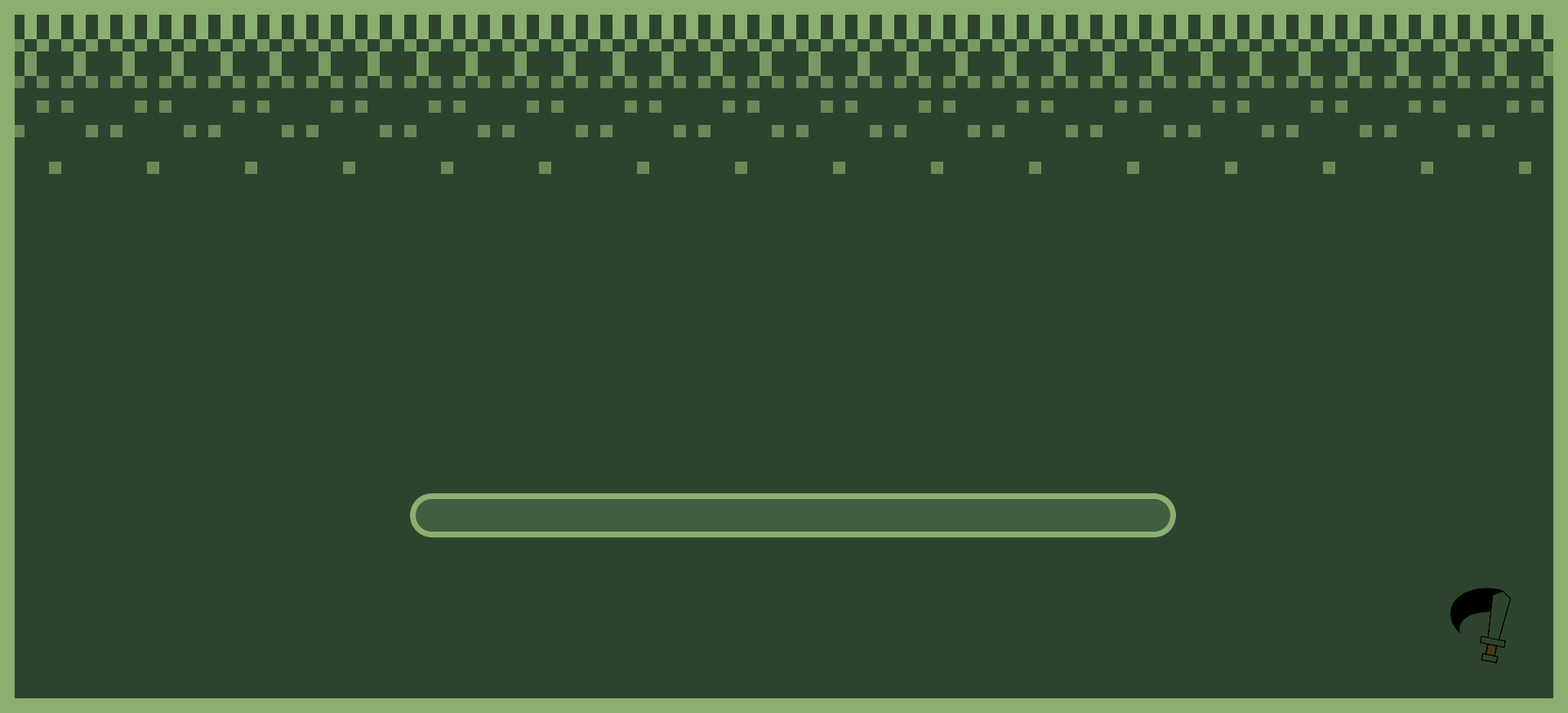
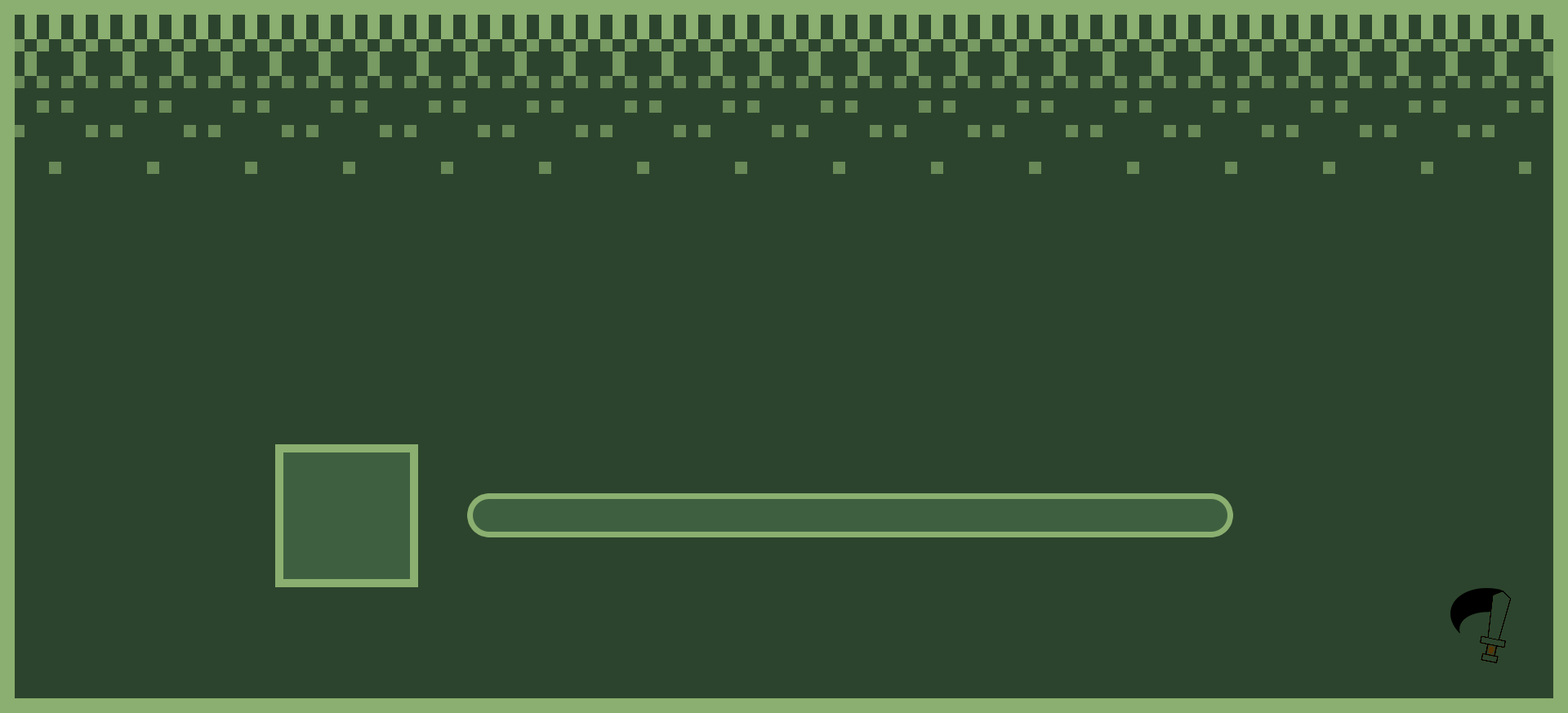
Comparing the layer stacks of the two 1568 x 713 images. Changes:
added group "item slot" with 2 layers above "xp bar" over [275, 444, 419, 588]
added layer "main" in group "item slot" over [283, 452, 410, 580]
added layer "border" in group "item slot" over [275, 444, 419, 588]
painted on "xp bar" over [415, 498, 1228, 532]
